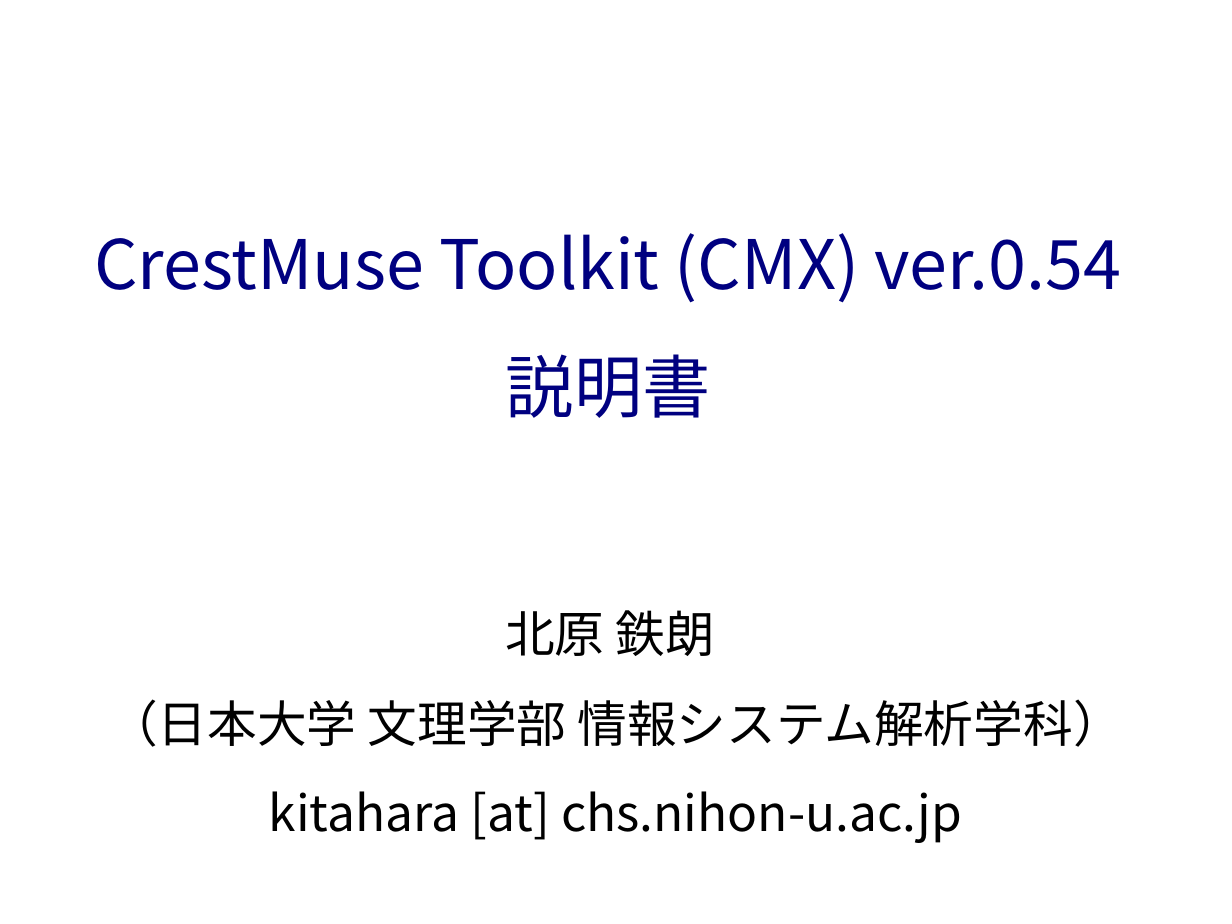
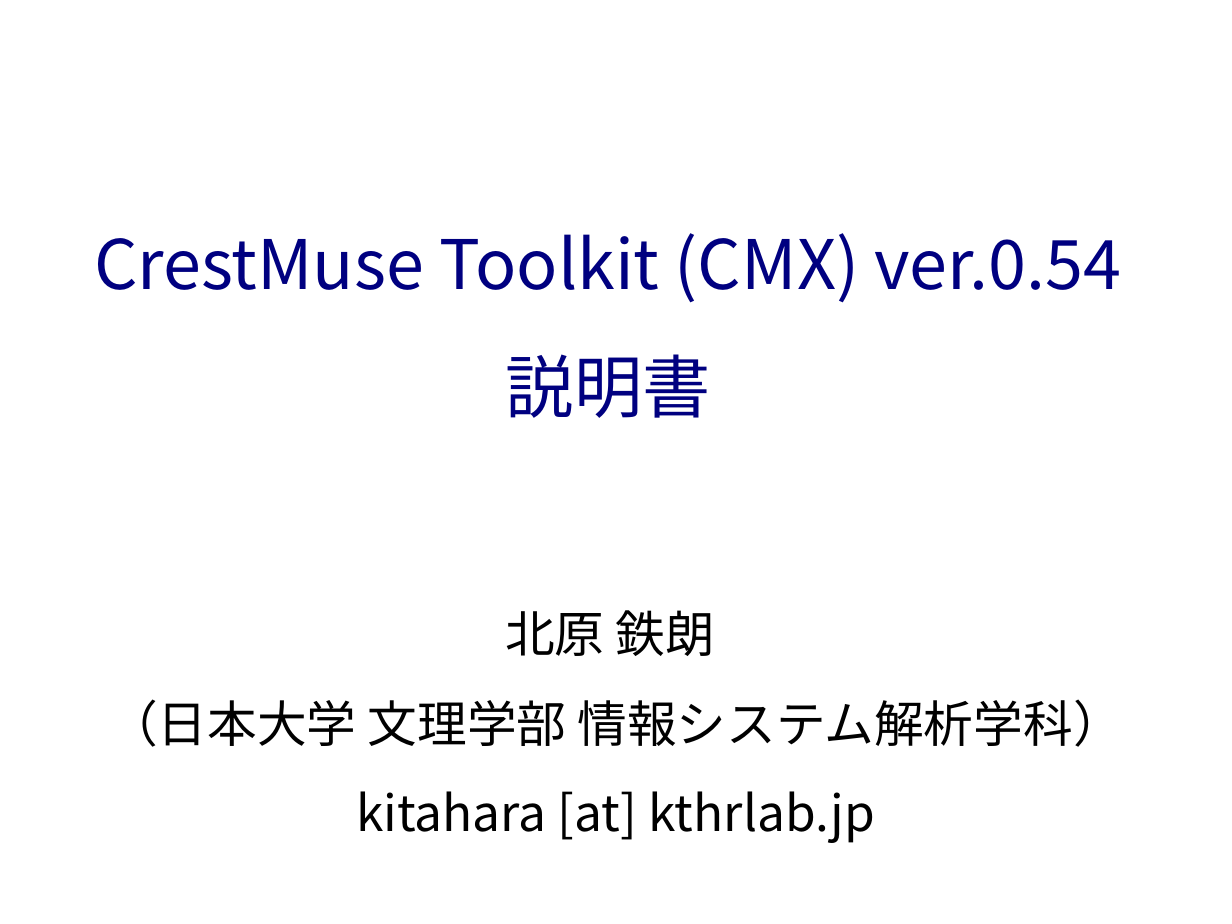
Before and after one commit to kitaharalab/cmx, a slide deck: slide 1 of readme.odp. Drawn at 1232x924 pixels with LibreOffice and Linux fonts; fonts in the diff are those of the drawing. Boxes give left, top, right and bottom in pixels: in the first picture for what was removed or moved away, otherwise in the second. Text is boxed around its words. In the diff, an @@ line names an element or a change of style, - is before the commit and + after.

```diff
--- a/readme.odp
+++ b/readme.odp
@@ subtitle at [356, 791, 875, 843]: text changed @@
-kitahara [at] chs.nihon-u.ac.jp
+kitahara [at] kthrlab.jp
```
Also in this commit, not shown: 28 slides added, 8 other files.
